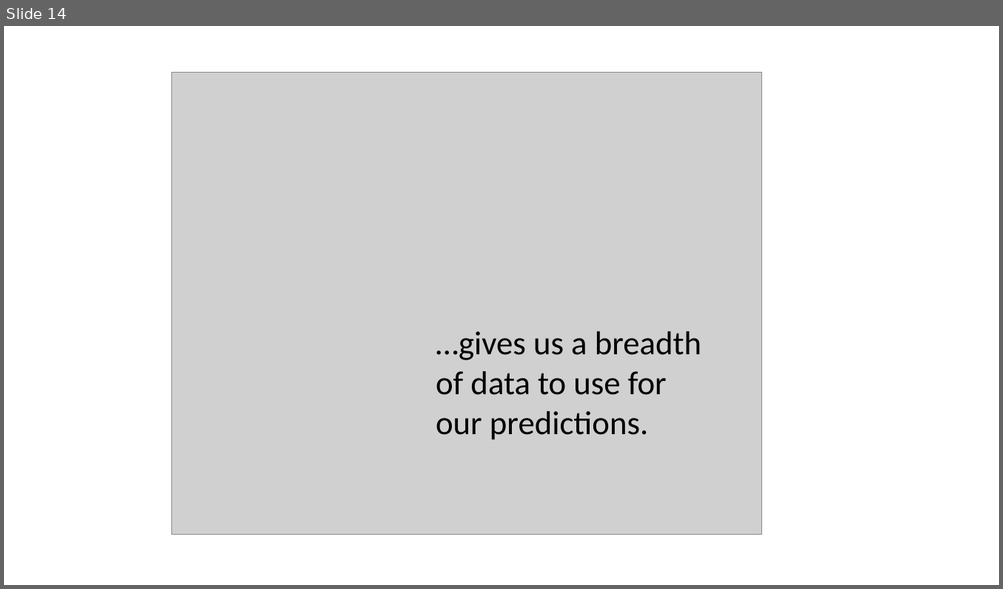
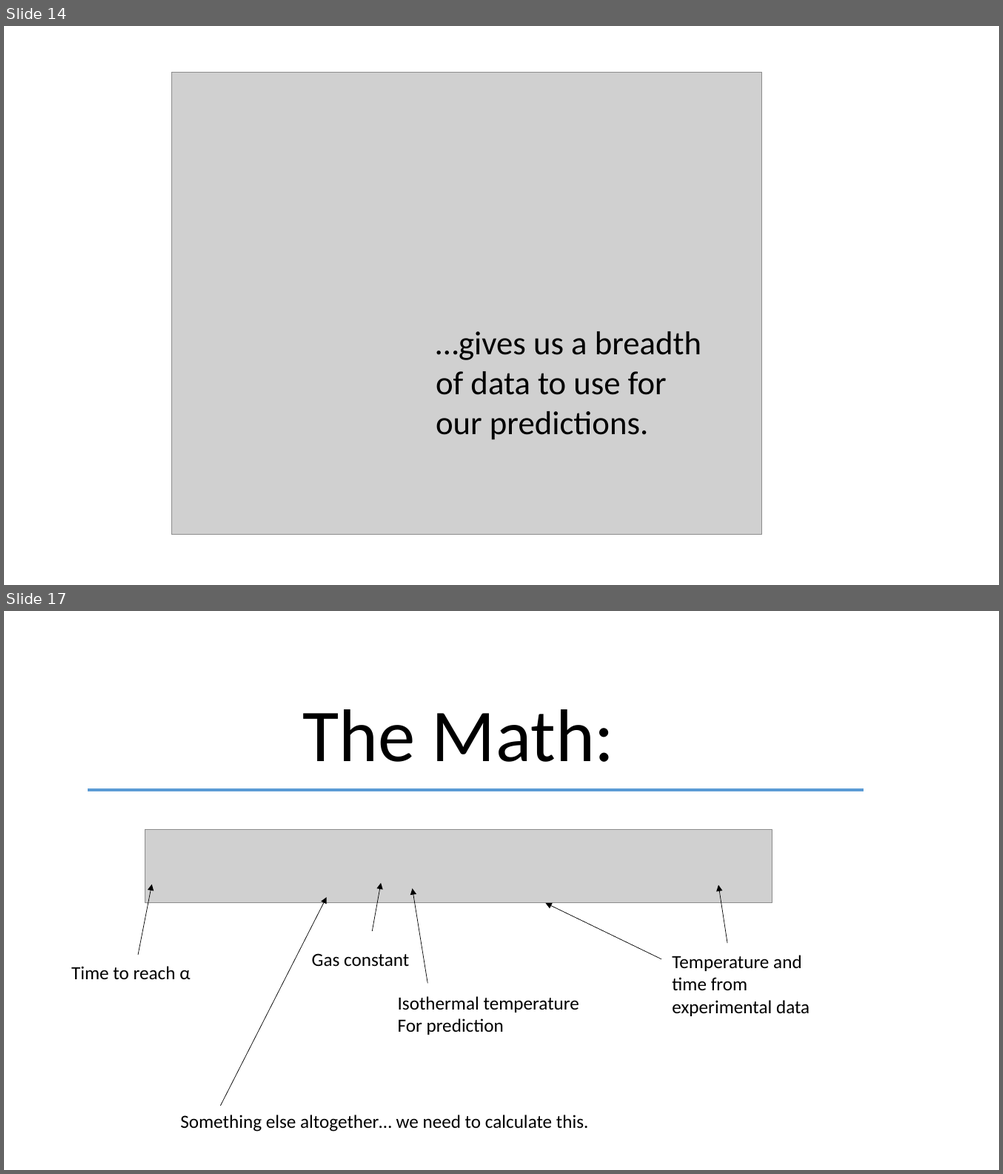
Before and after one commit to craiglawrie/TimeAtTemperature, a slide deck: images/Time-At-Temperature-Presentation.pptx. Shown one above the other, each under a label of ours: slide 14 before the commit, slides 14 and 17 after it; the slides between them are not shown. The pictures are 1003x589 and 1003x1174 pixels, drawn with LibreOffice and Linux fonts; fonts in the diff are those of the drawing; grey boxes stand for pictures. Boxes give left, top, right and bottom in pixels: in the first picture for what was removed or moved away, otherwise in the second. Text is boxed around its words. In the diff, an @@ line names an element or a change of style, - is before the commit and + after.

Commit message:
more on ppt

```diff
--- a/images/Time-At-Temperature-Presentation.pptx
+++ b/images/Time-At-Temperature-Presentation.pptx
@@ slide 17 added at (4, 611, 999, 1170), background #FFFFFF @@
@@ text added at (302, 709, 614, 762), 72 pt, text #000000 @@
+The Math:
@@ line added from (88, 790) to (864, 790), #5B9BD5 3 pt @@
@@ picture added at (145, 830, 772, 903) @@
@@ arrow added from (138, 955) to (152, 885), #000000 0.5 pt @@
@@ arrow added from (220, 1106) to (327, 897), #000000 0.5 pt @@
@@ arrow added from (372, 931) to (381, 883), #000000 0.5 pt @@
@@ arrow added from (428, 983) to (412, 889), #000000 0.5 pt @@
@@ arrow added from (727, 944) to (718, 886), #000000 0.5 pt @@
@@ arrow added from (661, 960) to (546, 903), #000000 0.5 pt @@
@@ text added at (312, 954, 409, 967), 18 pt, text #000000 @@
+Gas constant
@@ text added at (671, 955, 809, 1017), 18 pt, text #000000 @@
+Temperature and time from experimental data
@@ text added at (71, 966, 190, 980), 18 pt, text #000000 @@
+Time to reach α
@@ text added at (398, 997, 579, 1035), 18 pt, text #000000 @@
+Isothermal temperature
+For prediction
@@ text added at (180, 1115, 589, 1132), 18 pt, text #000000 @@
+Something else altogether… we need to calculate this.
```
Also in this commit, not shown: 1 slide changed, 7 other slides added, 4 other files.
